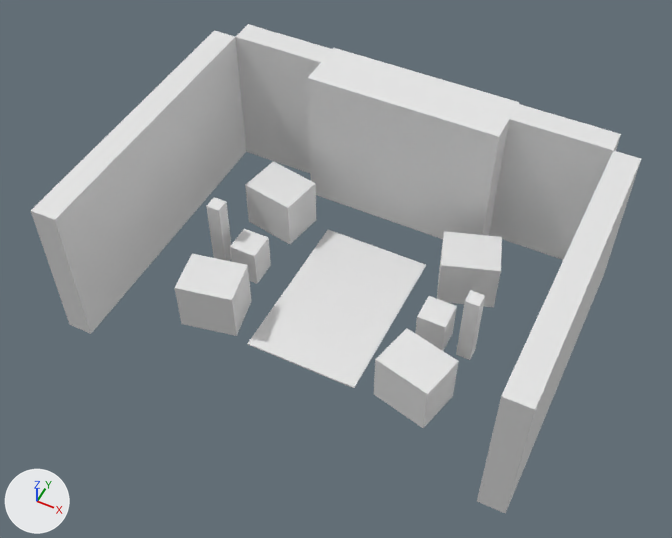
An edit to the Blender file Scenes/GothicLibrary.blend, drawn before and after from the same camera.
Before and after are seen from a camera (50 mm lens) standing at (18.4, -37.5, 50.4) and looking at (-0.1, -0.4, 4.0). Every picture has the same lights, and +X, +Y and +Z are marked at lower left.

Script lines for the objects in view, before the commit:
```python
me_cube_008 = bpy.data.meshes.new('Cube.008')
me_cube_008.from_pydata(...)  # a box spanning x 0.0..14.0, y 0.0..4.0, z 0.0..11.0
me_cube_008.materials.append(mat_material_003)  # white #e7e7e7
me_cube_020 = bpy.data.meshes.new('Cube.020')
me_cube_020.from_pydata(...)  # a box spanning x 0.0..7.0, y 0.0..1.8, z 0.0..9.4
me_cube_021 = bpy.data.meshes.new('Cube.021')
me_cube_021.from_pydata(...)  # a box spanning x 0.0..7.0, y 0.0..1.8, z 0.0..9.4
ob_bookshelf_110x18x70_002 = bpy.data.objects.new('Bookshelf-110x18x70.002', me_cube_020)
ob_bookshelf_110x18x70_002.parent = ob_bookshelves_110x18x70
ob_bookshelf_110x18x70_002.location = (14.0, 4.0, 0.0)
ob_bookshelf_110x18x70_002.rotation_euler = (0.0, 0.0, -1.571)  # degrees (0, 0, -90)
ob_bookshelf_110x18x70_002.scale = (1.0, 1.0, 1.17)
ob_bookshelf_110x18x70_003 = bpy.data.objects.new('Bookshelf-110x18x70.003', me_cube_021)
ob_bookshelf_110x18x70_003.parent = ob_bookshelves_110x18x70
ob_bookshelf_110x18x70_003.location = (14.0, -3.0, 0.0)
ob_bookshelf_110x18x70_003.rotation_euler = (0.0, 0.0, -1.571)  # degrees (0, 0, -90)
ob_bookshelf_110x18x70_003.scale = (1.0, 1.0, 1.17)
ob_fireplacewall_110x20x70 = bpy.data.objects.new('FireplaceWall-110x20x70', me_cube_008)
ob_fireplacewall_110x20x70.location = (-7.0, 9.0, 0.0)
# also in view: 'Bookshelf-110x18x70.001' at (14.9, 7.5, 5.5); 'Chair.001' at (-7.3, -4.5, 1.9); 'FloorLamp-56x10x10.001' at (9.4, 0.0, 2.8); 'Bookshelf-110x18x70.004' at (-14.9, 7.5, 5.5); 'Chair' at (-7.5, 5.4, 1.9)
```
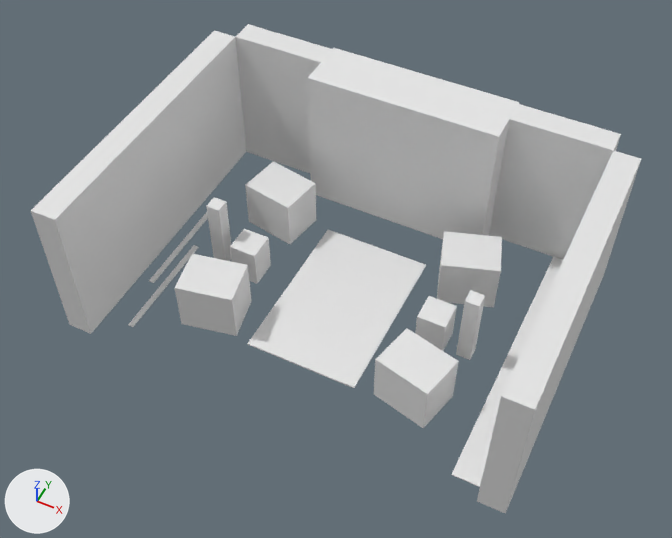
Commit message: Update library layout

What changed in the scene script:
```text
Add me_plane_011:
    me_plane_011.from_pydata(...)  # a box spanning x -0.2..0.2, y -4.2..4.2, z -0.08..0.0
Add me_plane_001:
    me_plane_001.from_pydata(...)  # a box spanning x -1.0..1.0, y -1.0..1.0, z -0.08..0.0
Add ob_woodflooringplank__75x4x8_4:
    ob_woodflooringplank__75x4x8_4 = bpy.data.objects.new('WoodFlooringPlank-.75x4x8.4', me_plane_011)
    ob_woodflooringplank__75x4x8_4.parent = ob_flooring
    ob_woodflooringplank__75x4x8_4.location = (-13.0, 0.0, 0.0)
Add ob_flooring:
    ob_flooring = bpy.data.objects.new('Flooring', None)
    ob_flooring.location = (0.0, 0.0, 0.0)
Add ob_woodflooring_20x20x_75:
    ob_woodflooring_20x20x_75 = bpy.data.objects.new('WoodFlooring-20x20x.75', me_plane_001)
    ob_woodflooring_20x20x_75.parent = ob_flooring
    ob_woodflooring_20x20x_75.location = (13.0, 10.0, 0.0)
Add ob_woodflooring_20x20x_001:
    ob_woodflooring_20x20x_001 = bpy.data.objects.new('WoodFlooring-20x20x.001', me_plane_001.copy())
    ob_woodflooring_20x20x_001.parent = ob_flooring
    ob_woodflooring_20x20x_001.location = (13.0, 6.0, 0.0)
Add ob_woodflooring_20x20x_002:
    ob_woodflooring_20x20x_002 = bpy.data.objects.new('WoodFlooring-20x20x.002', me_plane_001.copy())
    ob_woodflooring_20x20x_002.parent = ob_flooring
    ob_woodflooring_20x20x_002.location = (13.0, 4.0, 0.0)
Add ob_woodflooring_20x20x_003:
    ob_woodflooring_20x20x_003 = bpy.data.objects.new('WoodFlooring-20x20x.003', me_plane_001.copy())
    ob_woodflooring_20x20x_003.parent = ob_flooring
    ob_woodflooring_20x20x_003.location = (13.0, 2.0, 0.0)
Add ob_woodflooring_20x20x_004:
    ob_woodflooring_20x20x_004 = bpy.data.objects.new('WoodFlooring-20x20x.004', me_plane_001.copy())
    ob_woodflooring_20x20x_004.parent = ob_flooring
    ob_woodflooring_20x20x_004.location = (13.0, 0.0, 0.0)
Add ob_woodflooring_20x20x_005:
    ob_woodflooring_20x20x_005 = bpy.data.objects.new('WoodFlooring-20x20x.005', me_plane_001.copy())
    ob_woodflooring_20x20x_005.parent = ob_flooring
    ob_woodflooring_20x20x_005.location = (13.0, -2.0, 0.0)
Add ob_woodflooring_20x20x_006:
    ob_woodflooring_20x20x_006 = bpy.data.objects.new('WoodFlooring-20x20x.006', me_plane_001.copy())
    ob_woodflooring_20x20x_006.parent = ob_flooring
    ob_woodflooring_20x20x_006.location = (13.0, -4.0, 0.0)
Add ob_woodflooring_20x20x_007:
    ob_woodflooring_20x20x_007 = bpy.data.objects.new('WoodFlooring-20x20x.007', me_plane_001.copy())
    ob_woodflooring_20x20x_007.parent = ob_flooring
    ob_woodflooring_20x20x_007.location = (13.0, -6.0, 0.0)
Add ob_woodflooring_20x20x_008:
    ob_woodflooring_20x20x_008 = bpy.data.objects.new('WoodFlooring-20x20x.008', me_plane_001.copy())
    ob_woodflooring_20x20x_008.parent = ob_flooring
    ob_woodflooring_20x20x_008.location = (13.0, -8.0, 0.0)
Add ob_woodflooringplank__75x4x8_000:
    ob_woodflooringplank__75x4x8_000 = bpy.data.objects.new('WoodFlooringPlank-.75x4x8.000', me_plane_011.copy())
    ob_woodflooringplank__75x4x8_000.parent = ob_flooring
    ob_woodflooringplank__75x4x8_000.location = (-12.0, -4.0, 0.0)
Add ob_woodflooring_20x20x_000:
    ob_woodflooring_20x20x_000 = bpy.data.objects.new('WoodFlooring-20x20x.000', me_plane_001.copy())
    ob_woodflooring_20x20x_000.location = (13.0, 8.0, 0.0)
```

Boxes [x1, y1, x2, y2] around the edits, measured in the pictures (672 x 538 px):
'WoodFlooring-20x20x.008', added: after [452, 449, 487, 487]
'WoodFlooring-20x20x.007', added: after [464, 424, 493, 458]
'WoodFlooringPlank-.75x4x8.000', added: after [128, 245, 199, 327]
'WoodFlooringPlank-.75x4x8.4', added: after [149, 212, 208, 283]
'WoodFlooring-20x20x.006', added: after [475, 400, 499, 431]
'WoodFlooring-20x20x.005', added: after [487, 377, 508, 405]
'WoodFlooring-20x20x.004', added: after [497, 355, 518, 381]
'WoodFlooring-20x20x.003', added: after [508, 334, 528, 359]
'WoodFlooring-20x20x.002', added: after [517, 314, 537, 338]
'WoodFlooring-20x20x.001', added: after [527, 294, 546, 317]
'WoodFlooring-20x20x.000', added: after [536, 275, 555, 297]
'WoodFlooring-20x20x.75', added: after [545, 257, 563, 278]
